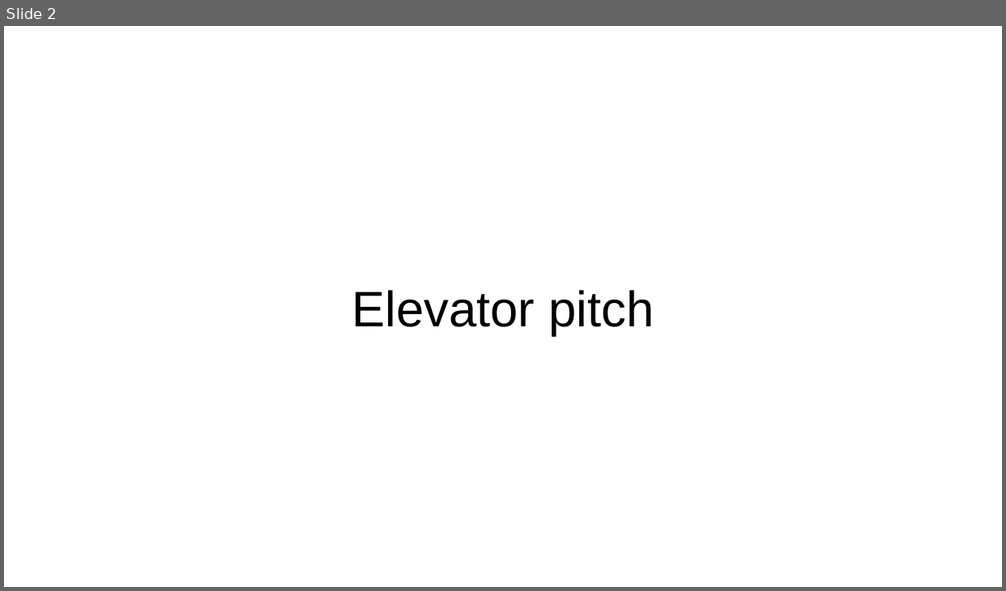
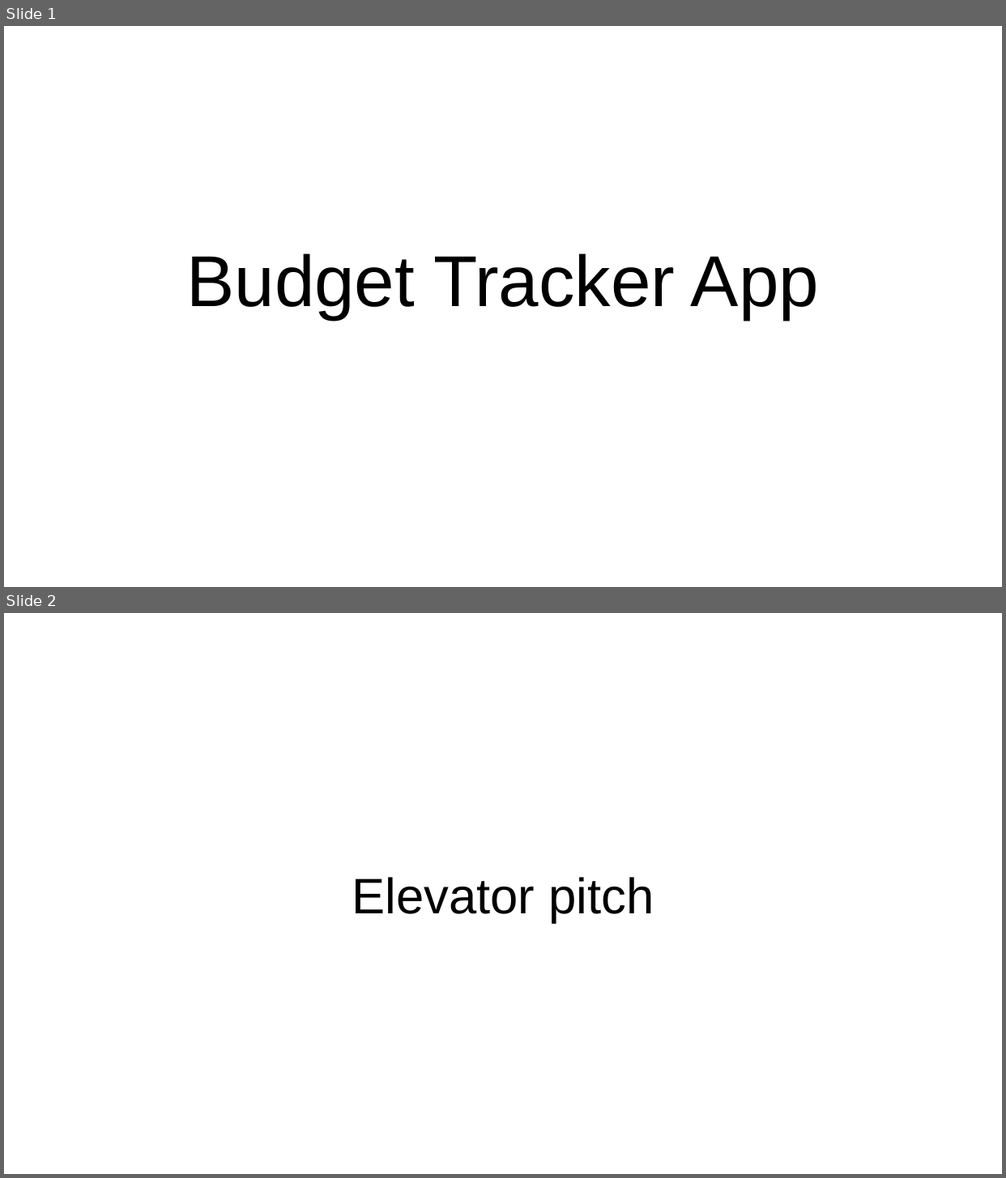
Before and after one commit to cdennis27/budgettrackergroup2, a slide deck: assets/presentation/Project Presentation Template.pptx. Shown one above the other, each under a label of ours: slide 2 before the commit, slides 1 and 2 after it. The pictures are 1006x591 and 1006x1178 pixels, drawn with LibreOffice and Linux fonts; fonts in the diff are those of the drawing. Boxes give left, top, right and bottom in pixels: in the first picture for what was removed or moved away, otherwise in the second. Text is boxed around its words. In the diff, an @@ line names an element or a change of style, - is before the commit and + after.

```diff
--- a/assets/presentation/Project Presentation Template.pptx
+++ b/assets/presentation/Project Presentation Template.pptx
@@ slide 1 added at (4, 26, 1002, 587), background #FFFFFF @@
@@ title added at (187, 254, 819, 319), 52 pt, text #000000 @@
+Budget Tracker App
```
Also in this commit, not shown: 4 slides changed, 1 other slide added, 1 slide removed, 2 other files.
